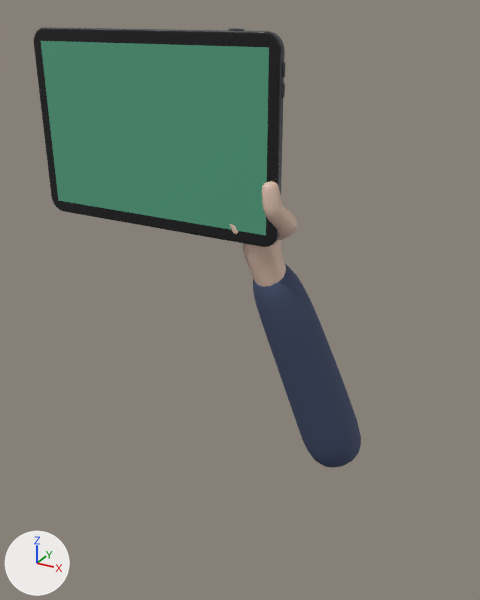
The glTF model assets/tablet/tablet.glb: old version first, new version second.
Rendered twice from a 50 mm lens placed at (0.395, -0.538, 0.113), pointed at (0.081, 0.032, -0.172). Arrows for +X, +Y and +Z are at lower left; the lights stay in place. The older version comes first. Where no turn or scale is listed for an object, it has been applied to the vertices. Vertices at exactly the same position are counted once.

Objects in the first picture: 'Ecran_Tablette', 'Main_Droite', 'Manche', 'Tablette_Coque' and 1 more.
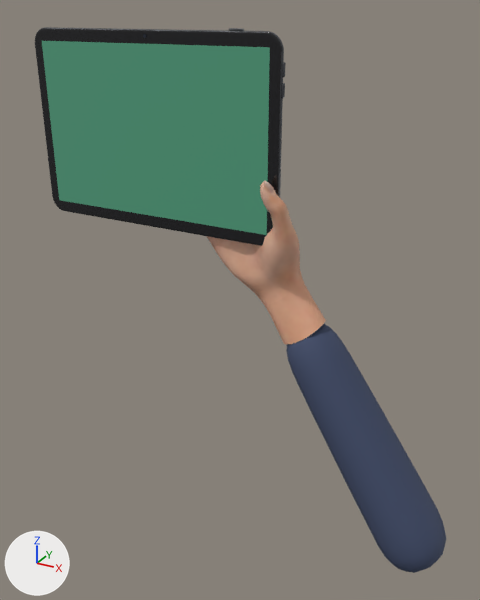
Pixel boxes [x1, y1, x2, y2] of what changed, in the pictures (480 x 600 px):
'Manche', reshaped (48% wider, 22% taller)
    before: [253, 264, 361, 468]
    after: [286, 324, 446, 573]
'Main_Droite', surface changed, reshaped
    before: [230, 181, 297, 287]
    after: [206, 181, 326, 344]

Patch to the scene script:
```diff
--- a/assets/tablet/tablet.glb.py
+++ b/assets/tablet/tablet.glb.py
@@ img_young_lightskinned_male_diffuse @@
+img_young_lightskinned_male_diffuse = load_image('young_lightskinned_male_diffuse', '_unpacked/young_lightskinned_male_diffuse', 2048, 2048, 'sRGB')
@@ mat_main_peau @@
 mat_main_peau = principled_material('Main_Peau')
-mat_main_peau.base_color = (0.78, 0.56, 0.45)  # beige #e5c5b3
-mat_main_peau.roughness = 0.48
+mat_main_peau.texture = img_young_lightskinned_male_diffuse
@@ me_main_droite @@
 # used by ob_main_droite; location = (0.0, 0.0, 0.0)
-me_main_droite.from_pydata(...)  # 12103 vertices, 24192 faces; spans x 0.01..0.155, y -0.021..0.057, z -0.163..0.042
+me_main_droite.from_pydata(...)  # 6733 vertices, 13424 faces; spans x 0.012..0.181, y -0.023..0.045, z -0.199..0.027
+# me_main_droite part 1: 36 vertices moved within x 0.037..0.142, y -0.021..0.028, z -0.09..-0.004; 12004 vertices removed from x 0.01..0.155, y -0.021..0.057, z -0.163..0.042; 6634 vertices added at x 0.012..0.181, y -0.023..0.045, z -0.199..0.027
 me_main_droite.materials.append(mat_main_peau)
@@ me_manche @@
 # used by ob_manche; location = (0.0, 0.0, 0.0)
-me_manche.from_pydata(...)  # 354 vertices, 704 faces; spans x 0.094..0.211, y 0.011..0.118, z -0.378..-0.125
+me_manche.from_pydata(...)  # 354 vertices, 704 faces; spans x 0.146..0.327, y -0.028..0.052, z -0.414..-0.177
+# me_manche part 2: 354 of 354 vertices moved; they spanned x 0.094..0.211, y 0.011..0.118, z -0.378..-0.125 and now span x 0.146..0.327, y -0.028..0.052, z -0.414..-0.177; mean shift (0.085, -0.045, -0.044)
 me_manche.materials.append(mat_main_manche)
```
